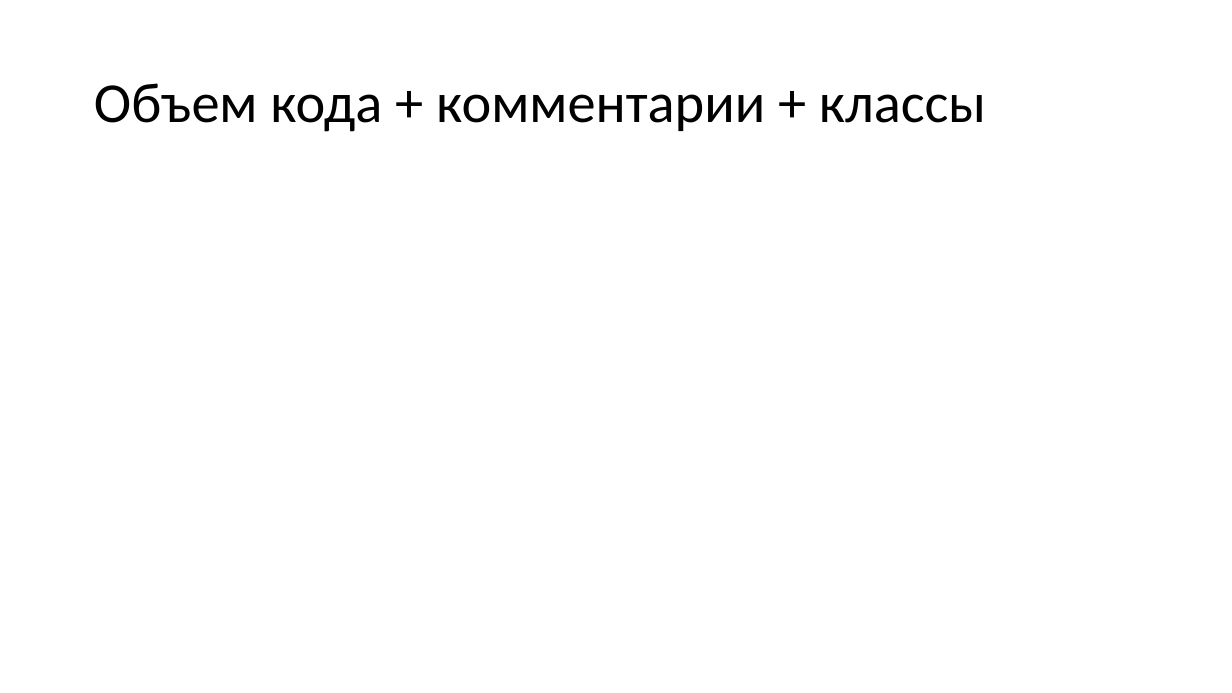
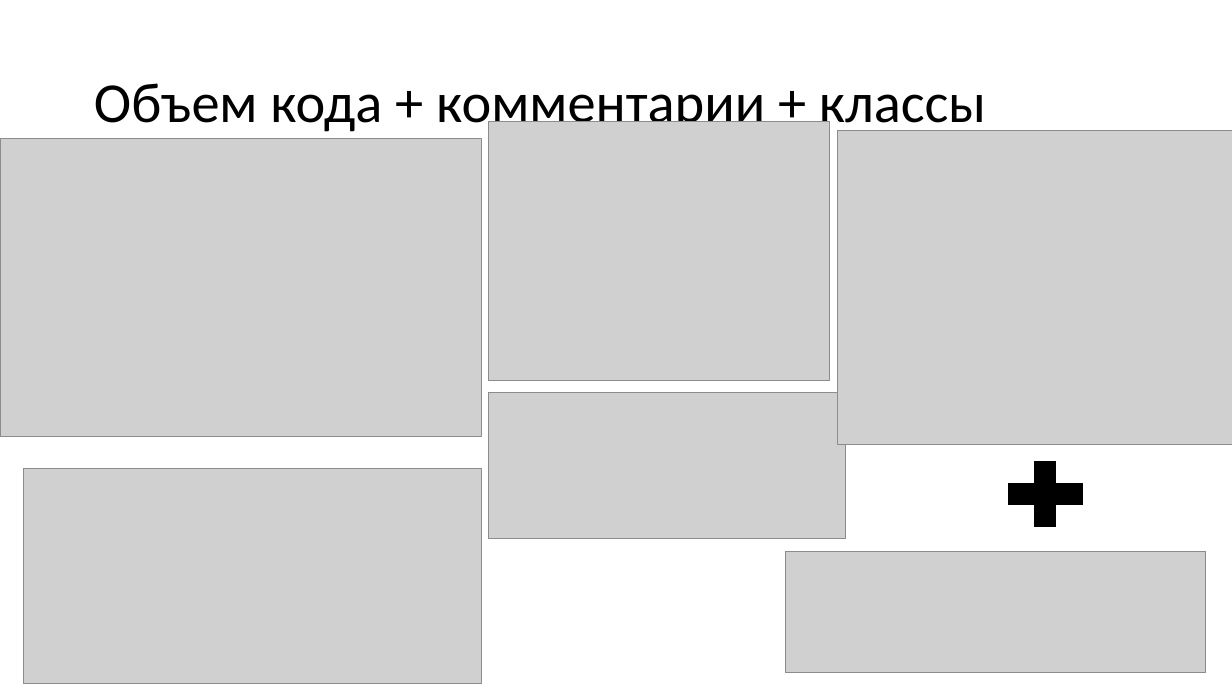
Before and after one commit to DomiStjls/Space-Shooter, a slide deck: slide 2 of Space Shooter.pptx. Drawn at 1232x693 pixels with LibreOffice and Linux fonts; fonts in the diff are those of the drawing; grey boxes stand for pictures. Boxes give left, top, right and bottom in pixels: in the first picture for what was removed or moved away, otherwise in the second. Text is boxed around its words. In the diff, an @@ line names an element or a change of style, - is before the commit and + after.

```diff
--- a/Space Shooter.pptx
+++ b/Space Shooter.pptx
@@ picture added at bbox=[0, 139, 482, 436] @@
@@ picture added at bbox=[489, 121, 830, 380] @@
@@ picture added at bbox=[837, 131, 1232, 445] @@
@@ picture added at bbox=[489, 393, 846, 538] @@
@@ picture added at bbox=[24, 469, 482, 684] @@
@@ plus sign added at bbox=[996, 450, 1096, 538], fill #000000, outline #000000 1 pt @@
@@ picture added at bbox=[786, 551, 1206, 672] @@
```
Also in this commit, not shown: 6 other slides changed, 1 slide added, 2 slides removed.
